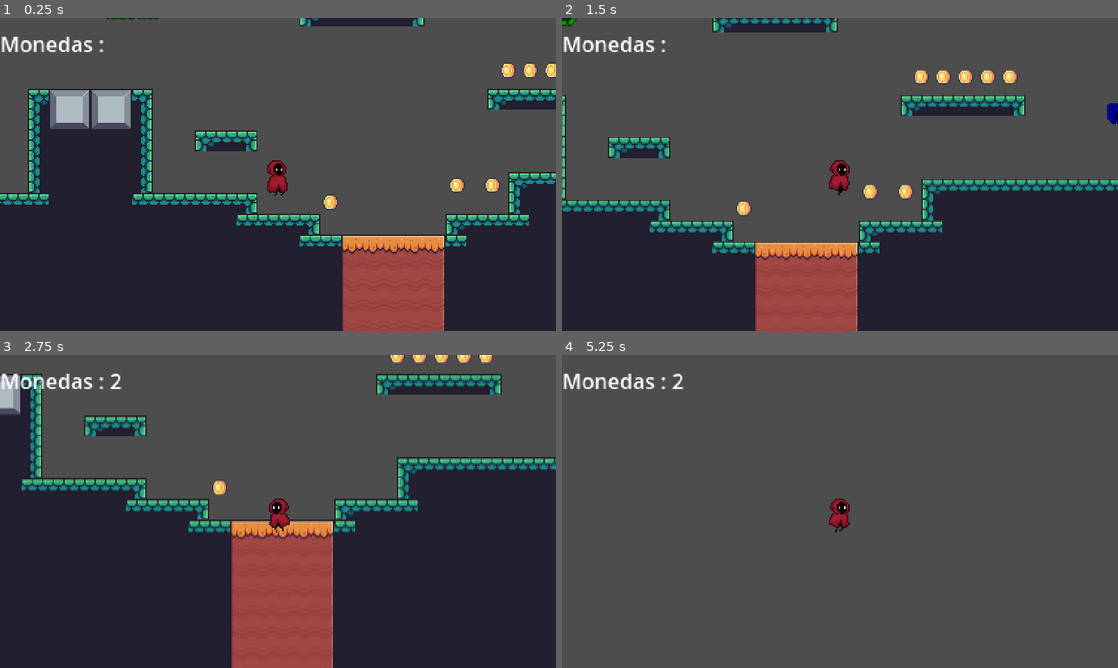
Above: before the commit, frames 1-4 (two rows, left to right).
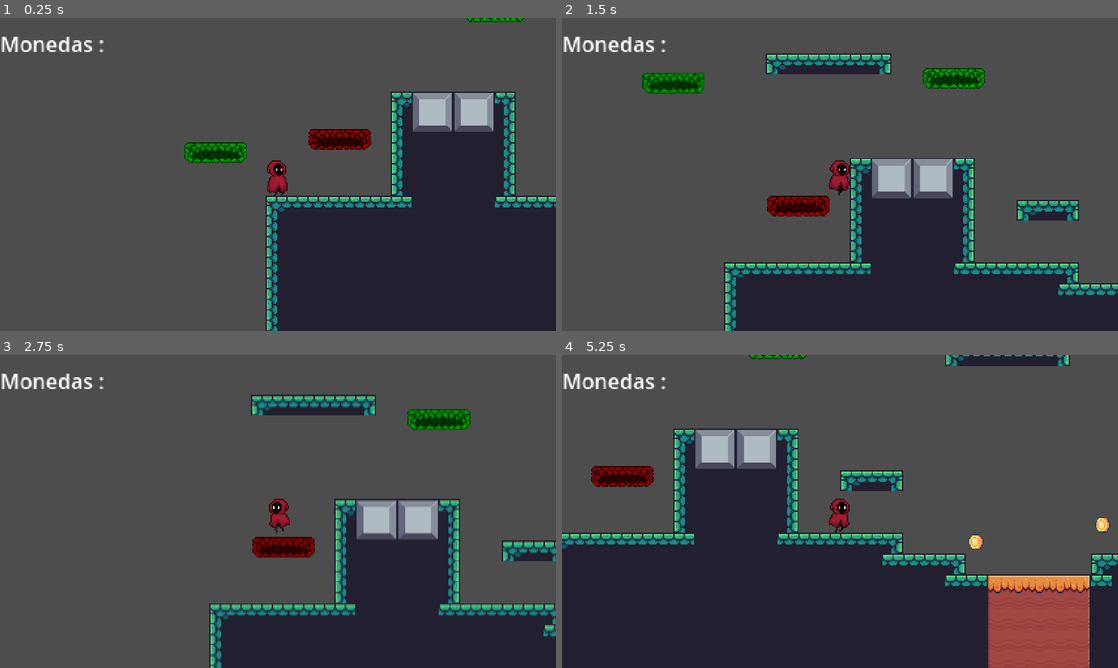
Above: after the commit, the same moments.

Repository: leopoldoval/segunda-oportunidad-polo-y-avila
Game: Godot game, scene res://world.tscn
Same seed, same stepped clock (60 frames per second), same inputs: the game is played once before the commit and once after it.
Inputs:
- Up to frame 1 (0.25 s): no input
- Up to frame 2 (1.5 s): tap Enter (ui_accept) at 0.5, 0.77 s; hold Right (ui_right) from 0.53 s (still down)
- Up to frame 3 (2.75 s): tap Enter (ui_accept) at 1.52 s; release Right (ui_right) at 2.03 s; hold Left (ui_left) from 2.03 s (still down)
- Up to frame 4 (5.25 s): release Left (ui_left) at 2.78 s; hold Right (ui_right) 2.78-4.28 s; tap Enter (ui_accept) at 3.02, 3.77, 4.52 s; hold Left (ui_left) 4.28-5.03 s; hold Right (ui_right) from 5.03 s (still down)

The runs differ from the first frame. In frame 1, 51% of the frame differs, in the area x 0-100%, y 0-100%; in frame 2, 38%; in frame 3, 53%; in frame 4, 49%.

Commit message:
plataforma, moneda giratoria, area de reset

Diff:
--- a/coleccionables/moneda.tscn
+++ b/coleccionables/moneda.tscn
@@ -58,5 +58,6 @@
 libraries = {
 &"": SubResource("AnimationLibrary_n4mdk")
 }
+autoplay = "moneda"
 
 [connection signal="body_entered" from="." to="." method="_on_body_entered"]
--- a/plataforma.gd
+++ b/plataforma.gd
@@ -3,8 +3,6 @@
 enum TipoPlataforma {FIJA, OSCILATORIA, FRAGIL, REBOTE}
 @export var type: TipoPlataforma = TipoPlataforma.FIJA;
 @export var fuerza_rebote := 2.0
-
-
 
 func _ready() -> void:
 	actualizar_plataforma()
@@ -17,7 +15,30 @@
 			$Sprite2D.modulate = Color.GREEN
 		TipoPlataforma.OSCILATORIA:
 			$Sprite2D.modulate = Color.BLUE
+			oscilar()
 		TipoPlataforma.FRAGIL:
 			$Sprite2D.modulate = Color.RED
 		TipoPlataforma.REBOTE:
 			$Sprite2D.modulate = Color.YELLOW
+
+
+
+func oscilar():
+	var tween = create_tween()
+	tween. tween_property(self,"position:x", position.x +100,2)
+	tween. tween_property(self,"position:x", position.x -100,2)
+	tween.set_loops()
+
+
+func _on_body_entered(body: Node2D) -> void:
+	if body.is_in_group("player"):
+
+		match type:
+			TipoPlataforma.FRAGIL:
+				await get_tree().create_timer(0.5).timeout
+				queue_free()
+			TipoPlataforma.REBOTE:
+				if body.has_method("puede_rebotar"):
+					body.puede_rebotar(fuerza_rebote)
+				else:
+					body.velocity.y = body.jump * fuerza_rebote
--- a/player.gd
+++ b/player.gd
@@ -34,3 +34,8 @@
 
 func actualizaInterfazMoneda():
 	monedaLabel.text = str(Global.moneda)
+
+
+
+func _on_reset_area_body_entered(body: Node2D) -> void:
+	get_tree().reload_current_scene()
--- a/world.tscn
+++ b/world.tscn
@@ -183,6 +183,53 @@
 physics_layer_0/collision_layer = 1
 sources/0 = SubResource("TileSetAtlasSource_aqk2v")
 
+[sub_resource type="RectangleShape2D" id="RectangleShape2D_aqk2v"]
+size = Vector2(1933, 123)
+
+[sub_resource type="Curve2D" id="Curve2D_aqk2v"]
+_data = {
+"points": PackedVector2Array(0, 0, 0, 0, 0, -25, 0, 0, 0, 0, -1, -234)
+}
+point_count = 2
+
+[sub_resource type="Animation" id="Animation_036b0"]
+resource_name = "plataforma vertical "
+length = 5.0
+loop_mode = 1
+tracks/0/type = "value"
+tracks/0/imported = false
+tracks/0/enabled = true
+tracks/0/path = NodePath("PathFollow2D:progress_ratio")
+tracks/0/interp = 1
+tracks/0/loop_wrap = true
+tracks/0/keys = {
+"times": PackedFloat32Array(0, 2.5, 5),
+"transitions": PackedFloat32Array(1, 1, 1),
+"update": 0,
+"values": [0.0, 1.0, 0.0]
+}
+
+[sub_resource type="Animation" id="Animation_dwbse"]
+length = 0.001
+tracks/0/type = "value"
+tracks/0/imported = false
+tracks/0/enabled = true
+tracks/0/path = NodePath("PathFollow2D:progress_ratio")
+tracks/0/interp = 1
+tracks/0/loop_wrap = true
+tracks/0/keys = {
+"times": PackedFloat32Array(0),
+"transitions": PackedFloat32Array(1),
+"update": 0,
+"values": [0.0]
+}
+
+[sub_resource type="AnimationLibrary" id="AnimationLibrary_pkg7o"]
+_data = {
+&"RESET": SubResource("Animation_dwbse"),
+&"plataforma vertical ": SubResource("Animation_036b0")
+}
+
 [node name="world" type="Node"]
 
 [node name="TileMapLayer" type="TileMapLayer" parent="."]
@@ -190,6 +237,7 @@
 tile_set = SubResource("TileSet_036b0")
 
 [node name="Player" parent="." instance=ExtResource("1_fj7yv")]
+position = Vector2(-278, 10)
 
 [node name="moneda" parent="." instance=ExtResource("3_tlwt5")]
 position = Vector2(40, 39)
@@ -249,16 +297,41 @@
 position = Vector2(-112, -109)
 
 [node name="Area2D2" parent="." instance=ExtResource("4_aqk2v")]
-position = Vector2(342, -34)
+position = Vector2(153, -184)
 type = 1
 
 [node name="Area2D3" parent="." instance=ExtResource("4_aqk2v")]
-position = Vector2(386, -223)
+position = Vector2(391, -210)
 type = 3
 
 [node name="Area2D4" parent="." instance=ExtResource("4_aqk2v")]
-position = Vector2(584, -111)
+position = Vector2(586, -87)
 
 [node name="Area2D" parent="Area2D4" instance=ExtResource("4_aqk2v")]
-position = Vector2(-452, -103)
+position = Vector2(-817, 76)
 type = 2
+
+[node name="reset_area" type="Area2D" parent="."]
+
+[node name="CollisionShape2D" type="CollisionShape2D" parent="reset_area"]
+position = Vector2(351.5, 406)
+shape = SubResource("RectangleShape2D_aqk2v")
+
+[node name="Path2D" type="Path2D" parent="."]
+position = Vector2(-326, 45)
+curve = SubResource("Curve2D_aqk2v")
+
+[node name="PathFollow2D" type="PathFollow2D" parent="Path2D"]
+position = Vector2(0, -25)
+rotation = -1.57558
+
+[node name="Area2D" parent="Path2D/PathFollow2D" instance=ExtResource("4_aqk2v")]
+rotation = 1.5708
+
+[node name="AnimationPlayer" type="AnimationPlayer" parent="Path2D"]
+libraries = {
+&"": SubResource("AnimationLibrary_pkg7o")
+}
+autoplay = "plataforma vertical "
+
+[connection signal="body_entered" from="reset_area" to="Player" method="_on_reset_area_body_entered"]
Not shown: 1 places in world.tscn that only renumber resources
